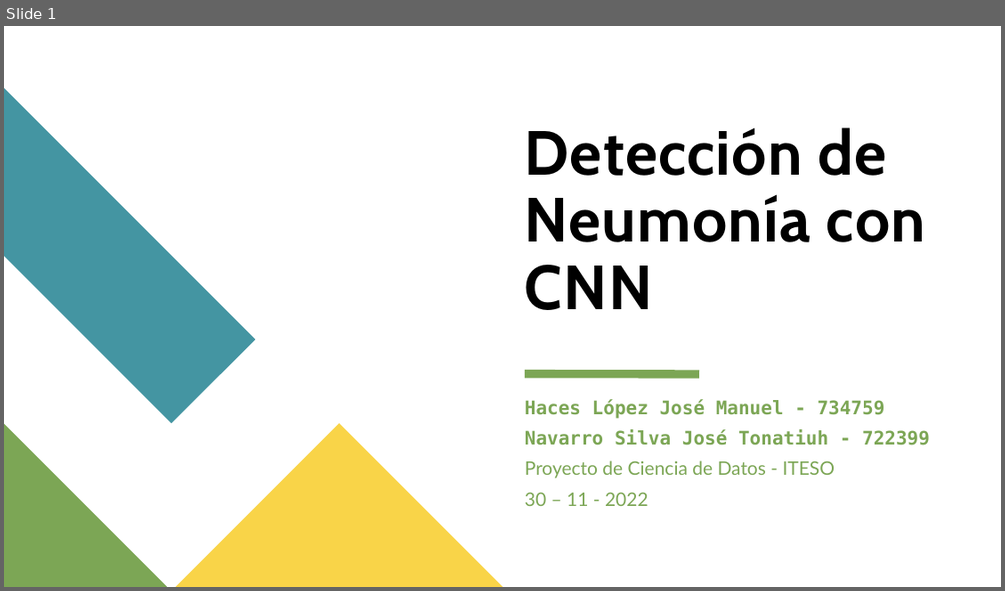
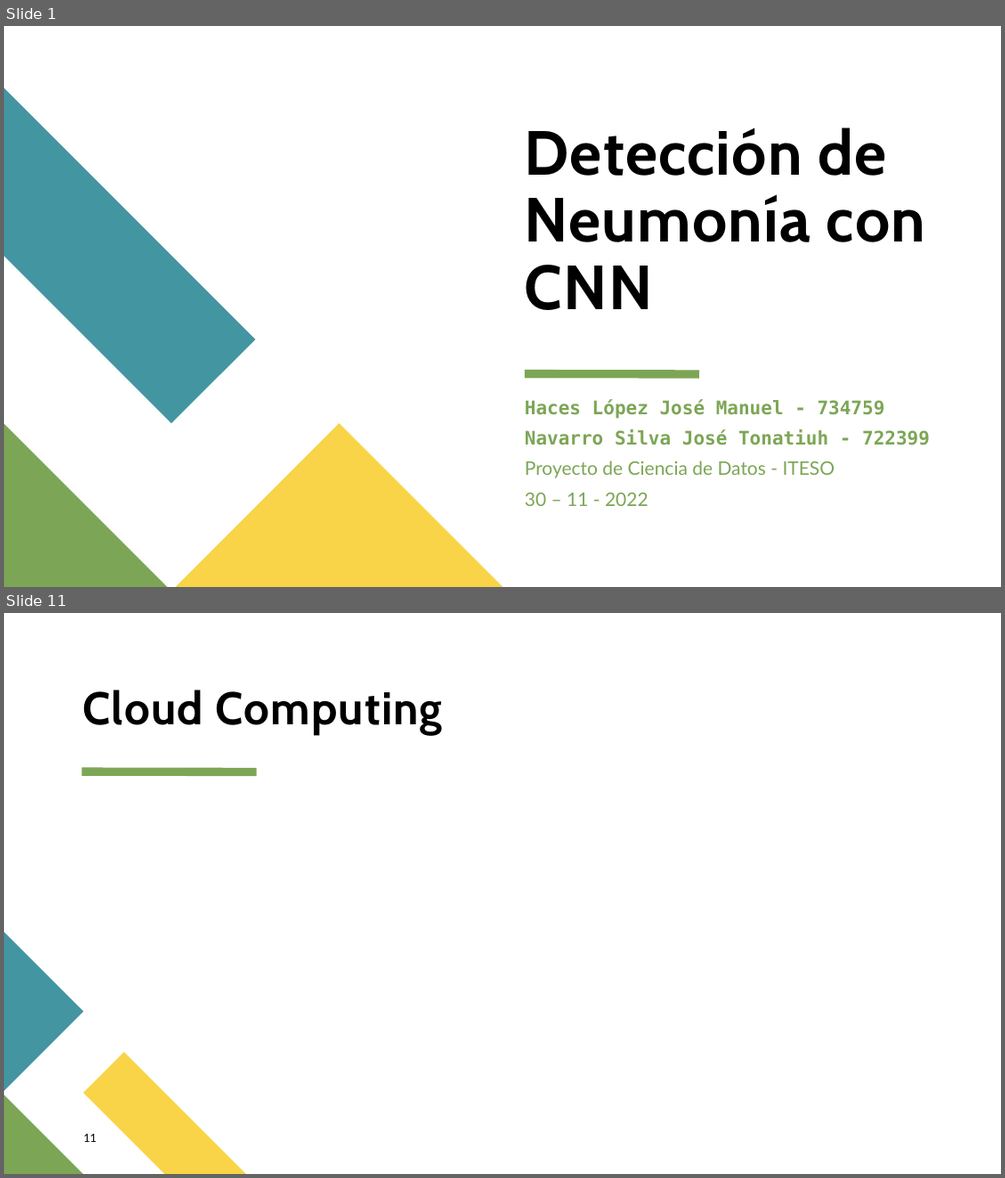
Before and after one commit to JManuelHaces/Proyecto-de-Ciencia-de-Datos, a slide deck: presentacion/Deteccion_Neumonía_CNN.pptx. Shown one above the other, each under a label of ours: slide 1 before the commit, slides 1 and 11 after it; the slides between them are not shown. The pictures are 1005x591 and 1005x1178 pixels, drawn with LibreOffice and Linux fonts; fonts in the diff are those of the drawing. Boxes give left, top, right and bottom in pixels: in the first picture for what was removed or moved away, otherwise in the second. Text is boxed around its words. In the diff, an @@ line names an element or a change of style, - is before the commit and + after.

Commit message:
Entrega Final Antes de Cloud Computing

```diff
--- a/presentacion/Deteccion_Neumonía_CNN.pptx
+++ b/presentacion/Deteccion_Neumonía_CNN.pptx
@@ slide 11 added at (x1=4, y1=613, x2=1001, y2=1174), background #FFFFFF @@
@@ title added at (x1=83, y1=690, x2=443, y2=734), 44 pt, text #000000, bold @@
+Cloud Computing
@@ line added from (81, 771) to (257, 771), #7CA655 8 pt @@
@@ freeform shape added at (x1=4, y1=933, x2=83, y2=1091), fill #4495A2 @@
@@ freeform shape added at (x1=83, y1=1052, x2=245, y2=1174), fill #F9D448 @@
@@ freeform shape added at (x1=4, y1=1094, x2=83, y2=1174), fill #7CA655 @@
@@ page number added at (x1=83, y1=1133, x2=97, y2=1142), 11 pt, text #000000 @@
+11
```
Also in this commit, not shown: 10 other slides added, 12 slides removed, 5 other files.
